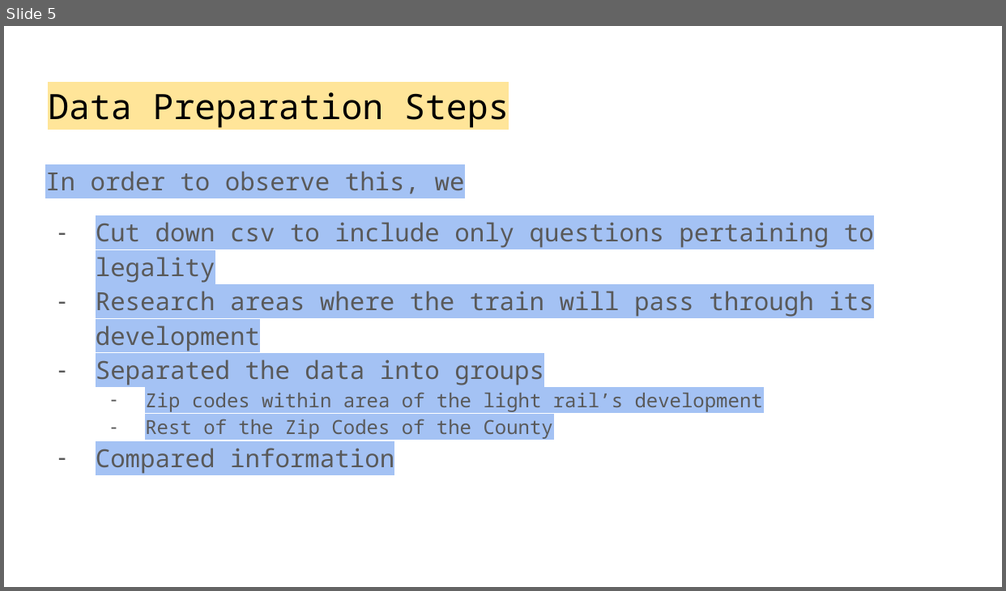
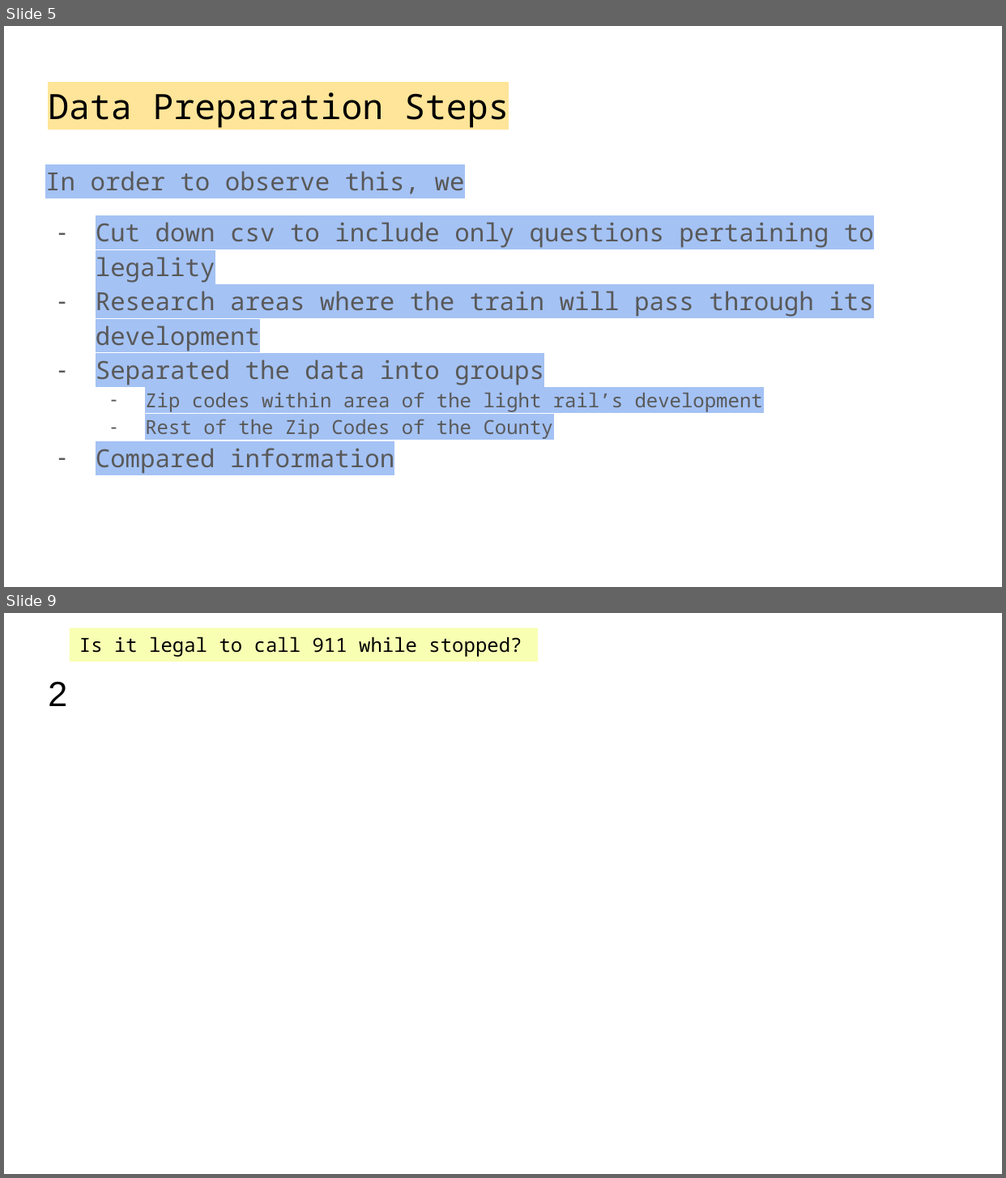
Before and after one commit to m254572/TEAMIC23045, a slide deck: TEAM IC23045.pptx. Shown one above the other, each under a label of ours: slide 5 before the commit, slides 5 and 9 after it; the slides between them are not shown. The pictures are 1006x591 and 1006x1178 pixels, drawn with LibreOffice and Linux fonts; fonts in the diff are those of the drawing; background and template pictures are left out. Boxes give left, top, right and bottom in pixels: in the first picture for what was removed or moved away, otherwise in the second. Text is boxed around its words. In the diff, an @@ line names an element or a change of style, - is before the commit and + after.

```diff
--- a/TEAM IC23045.pptx
+++ b/TEAM IC23045.pptx
@@ slide 9 added at (x1=4, y1=613, x2=1002, y2=1174), background picture (left out) @@
@@ rectangle added at (x1=70, y1=628, x2=538, y2=662), fill #F8FFB3, 14 pt, text #000000 @@
+Is it legal to call 911 while stopped?
@@ title added at (x1=48, y1=682, x2=67, y2=706), 25.2 pt, text #000000 @@
+2
```
Also in this commit, not shown: 2 slides changed, 4 other slides added, 5 slides removed.
